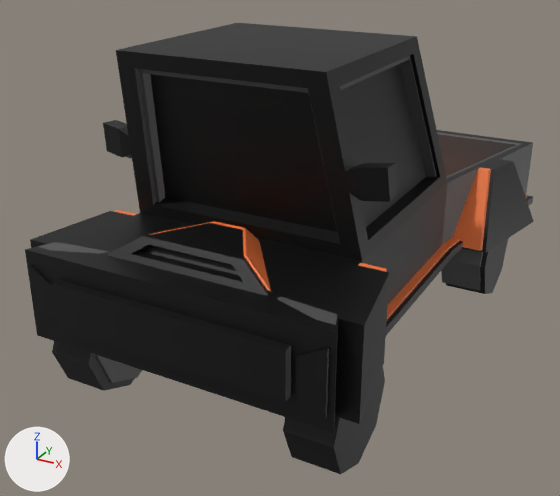
Two versions of the FBX model Assets/_art/Cars/pickup.fbx, one commit apart.
One viewpoint serves both versions: a camera (50 mm lens) standing at (1.1, -2.29, 1.35) and looking at (-0.08, -0.14, 0.28). Arrows for +X, +Y and +Z are at lower left; the lights stay in place. Where no turn or scale is listed for an object, it has been applied to the vertices.

Before the edit, the objects in view are built like this:
```python
me_mesh = bpy.data.meshes.new('Mesh')
me_mesh.from_pydata(...)  # 426 vertices, 442 faces; spans x -0.58..0.58, y -0.9..0.9, z -0.03..0.98
# faces by material slot: [118, 278, 20, 16, 10]
me_mesh.materials.append(mat_orange)  # orange #f87d42
me_mesh.materials.append(mat_grey)  # dark grey #525252
me_mesh.materials.append(mat_robinsegg)  # cyan #c3f1ff
me_mesh.materials.append(mat_yellow)  # yellow #f1c550
me_mesh.materials.append(mat_red)  # red #db3951
me_mesh_001 = bpy.data.meshes.new('Mesh.001')
me_mesh_001.from_pydata(...)  # 426 vertices, 442 faces; spans x -0.6..0.6, y -0.93..0.93, z -0.52..0.52
me_mesh_001.materials.append(mat_black1)  # black #000000
ob_exaggerationtoonline = bpy.data.objects.new('exaggerationToonLine', me_mesh_001)
ob_exaggerationtoonline.location = (0.0, 0.002, 0.479)
ob_pickup = bpy.data.objects.new('pickup', me_mesh)
ob_pickup.location = (0.0, 0.002, 0.0)
```
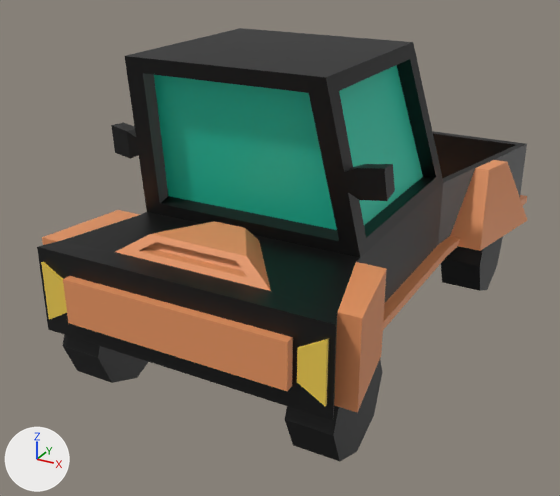
Where the newer file only moved an object's origin or applied its transform, the numbers keep the older frame.

What differs and where, as boxes (x1, y1, x2, y2) in the pictures (560 x 496 px):
'exaggerationToonLine', deleted (black)
    before: (25, 23, 534, 474)
part 1 of me_mesh, recoloured
    before: (114, 167, 527, 319)
    after: (42, 160, 528, 413)
part 2 of me_mesh, recoloured
    before: (38, 56, 522, 383)
    after: (37, 28, 527, 461)
part 3 of me_mesh, recoloured (cyan)
    after: (154, 65, 423, 230)
part 4 of me_mesh, recoloured (yellow)
    after: (41, 261, 329, 406)

Diff of the bpy script that builds the scene:
```diff
--- a/Assets/_art/Cars/pickup.fbx.py
+++ b/Assets/_art/Cars/pickup.fbx.py
@@ mat_new_red @@
+mat_new_red = principled_material('new_Red')
+mat_new_red.base_color = (1.0, 0.0578, 0.0382)  # red #ff4437
@@ mat_old_robinsegg @@
+mat_old_robinsegg = principled_material('_old_RobinsEgg')
+mat_old_robinsegg.base_color = (0.0185, 0.651, 0.445)  # cyan #25d3b2
@@ mat_new_orange @@
+mat_new_orange = principled_material('new_Orange')
+mat_new_orange.base_color = (0.807, 0.301, 0.12)  # orange #e89561
@@ mat_new_yellow @@
+mat_new_yellow = principled_material('new_Yellow')
+mat_new_yellow.base_color = (0.871, 0.617, 0.0802)  # yellow #f0ce50
@@ me_mesh @@
 me_mesh.from_pydata(...)  # 426 vertices, 442 faces; spans x -0.58..0.58, y -0.9..0.9, z -0.03..0.98
 # used by ob_pickup; location = (0.0, 0.002, 0.0)
-me_mesh.materials.append(mat_red)  # red #db3951
+# me_mesh part 1: all 118 faces that had it switch from mat_orange (orange #f87d42) to mat_new_orange (orange #e89561)
+# me_mesh part 2: all 278 faces that had it switch from mat_grey (dark grey #525252) to mat_black1 (black #000000)
+# me_mesh part 3: all 20 faces that had it switch from mat_robinsegg (cyan #c3f1ff) to mat_old_robinsegg (cyan #25d3b2)
+# me_mesh part 4: all 16 faces that had it switch from mat_yellow (yellow #f1c550) to mat_new_yellow (yellow #f0ce50)
+me_mesh.materials.append(mat_new_red)  # red #ff4437
@@ ob_exaggerationtoonline @@
-ob_exaggerationtoonline = bpy.data.objects.new('exaggerationToonLine', me_mesh_001)
-ob_exaggerationtoonline.location = (0.0, 0.002, 0.479)
```
